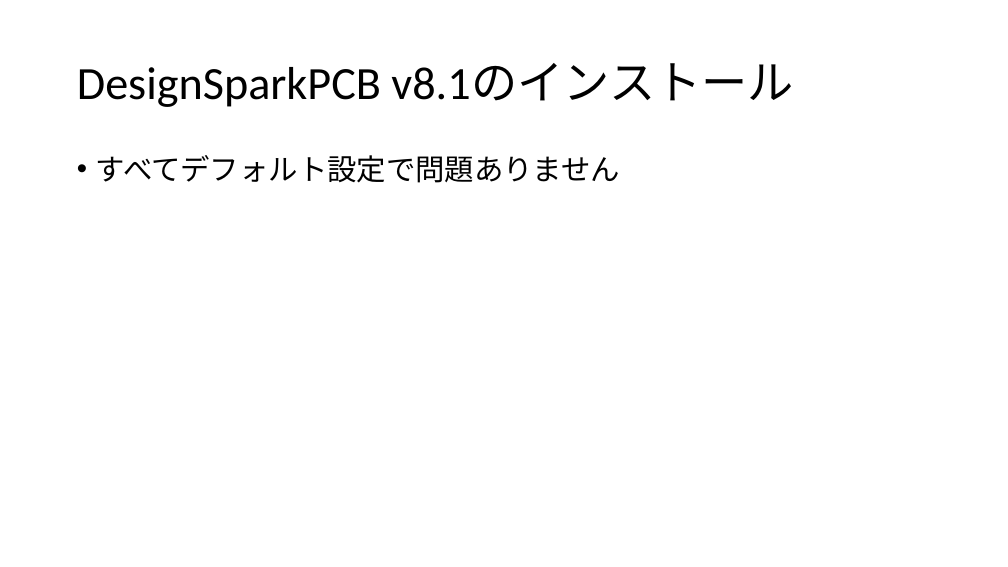
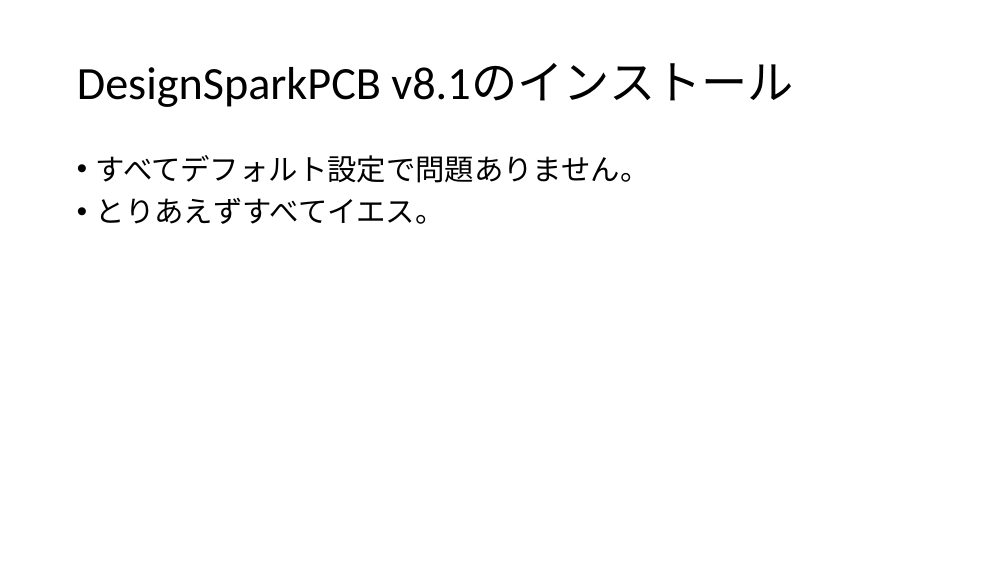
Before and after one commit to KogakuinRobotProject/DesignSparkPCB-Library, a slide deck: slide 3 of man/designsparkの導入.pptx. Drawn at 1008x567 pixels with LibreOffice and Linux fonts; fonts in the diff are those of the drawing. Boxes give left, top, right and bottom in pixels: in the first picture for what was removed or moved away, otherwise in the second. Text is boxed around its words. In the diff, an @@ line names an element or a change of style, - is before the commit and + after.

```diff
--- a/man/designsparkの導入.pptx
+++ b/man/designsparkの導入.pptx
@@ text at (96, 155, 650, 224): text changed @@
-• すべてデフォルト設定で問題ありません
+• すべてデフォルト設定で問題ありません。
+• とりあえずすべてイエス。
```
Also in this commit, not shown: 2 other slides changed, 7 slides added, 7 slides removed.
